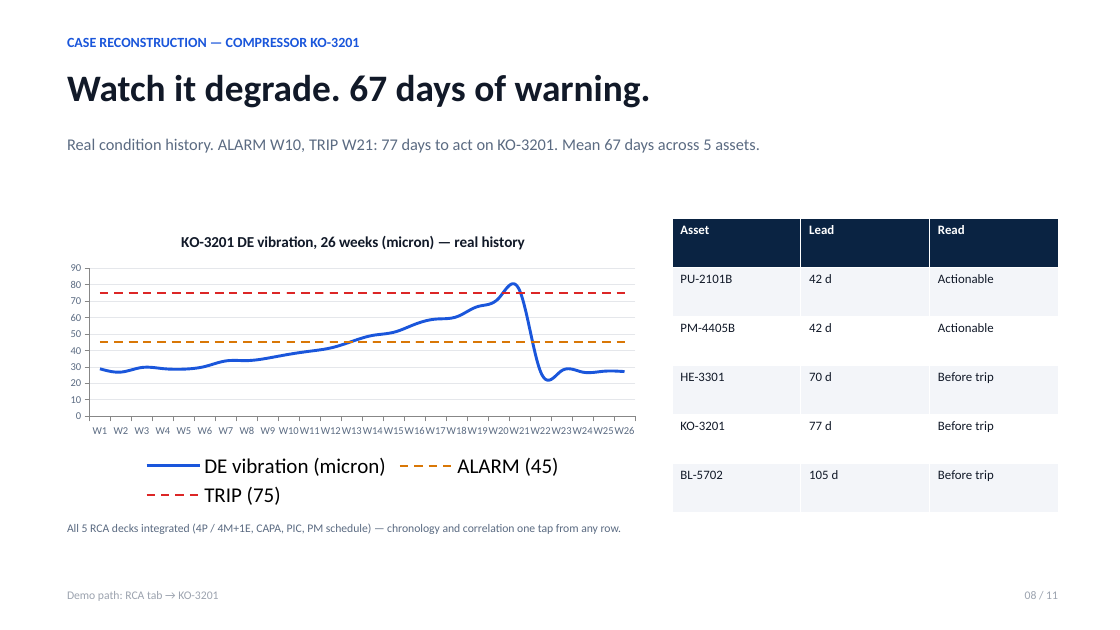
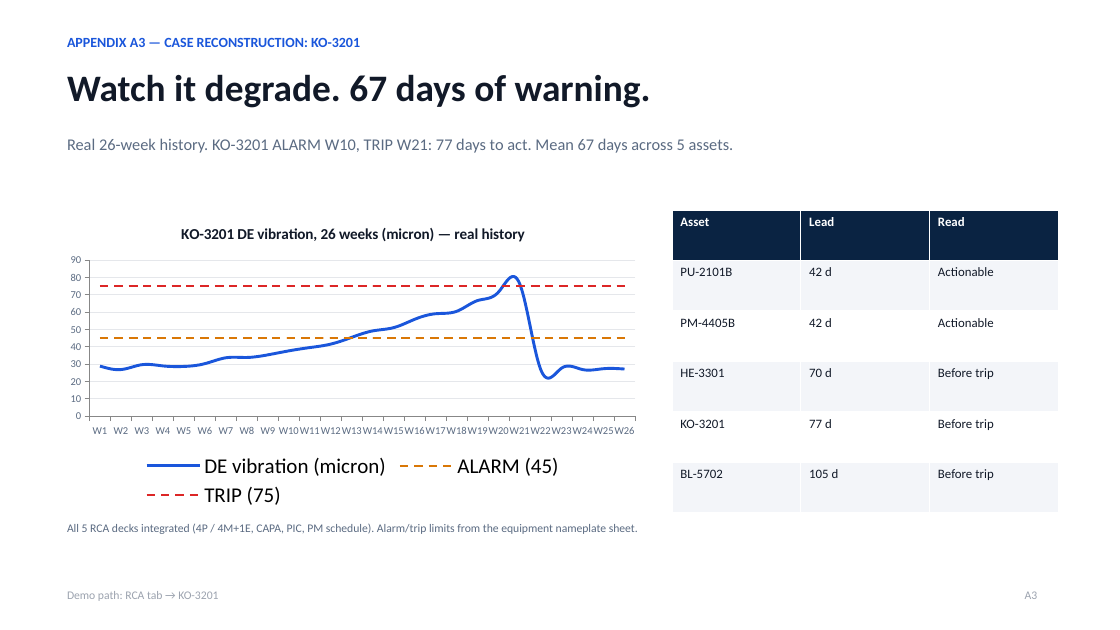
Before and after one commit to naufalraihans/lomba-caliber, a slide deck: slide 10 of submission/03_presentation.pptx (slide 8 before the commit). Drawn at 1120x630 pixels with LibreOffice and Linux fonts; fonts in the diff are those of the drawing. Boxes give left, top, right and bottom in pixels: in the first picture for what was removed or moved away, otherwise in the second. Text is boxed around its words. In the diff, an @@ line names an element or a change of style, - is before the commit and + after.

Commit message:
deck rev6: official 7+appendix pptx, Team Pengacara IT PLN, native charts

```diff
--- a/submission/03_presentation.pptx
+++ b/submission/03_presentation.pptx
@@ text at [67, 38, 360, 47]: text changed @@
-CASE RECONSTRUCTION — COMPRESSOR KO-3201
+APPENDIX A3 — CASE RECONSTRUCTION: KO-3201
@@ text at [67, 138, 734, 153]: text changed @@
-Real condition history. ALARM W10, TRIP W21: 77 days to act on KO-3201. Mean 67 days across 5 assets.
+Real 26-week history. KO-3201 ALARM W10, TRIP W21: 77 days to act. Mean 67 days across 5 assets.
@@ line chart: place and size @@
-line chart at [59, 218, 647, 513]
+line chart at [59, 210, 647, 513]
@@ table: place and size @@
-table at [672, 218, 1058, 513]
+table at [672, 210, 1058, 513]
@@ text at [67, 524, 638, 534]: text changed @@
-All 5 RCA decks integrated (4P / 4M+1E, CAPA, PIC, PM schedule) — chronology and correlation one tap from any row.
+All 5 RCA decks integrated (4P / 4M+1E, CAPA, PIC, PM schedule). Alarm/trip limits from the equipment nameplate sheet.
@@ text at [1025, 591, 1038, 599]: text changed @@
-08 / 11
+A3
```
Also in this commit, not shown: 7 other slides changed, 4 slides added, 3 slides removed, 2 other files.
